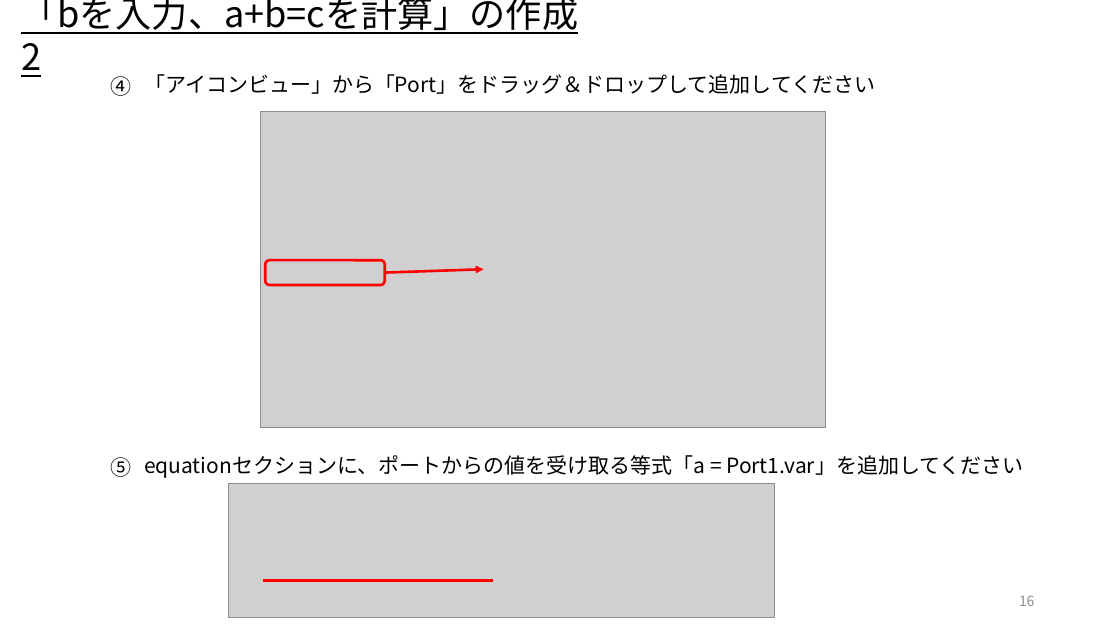
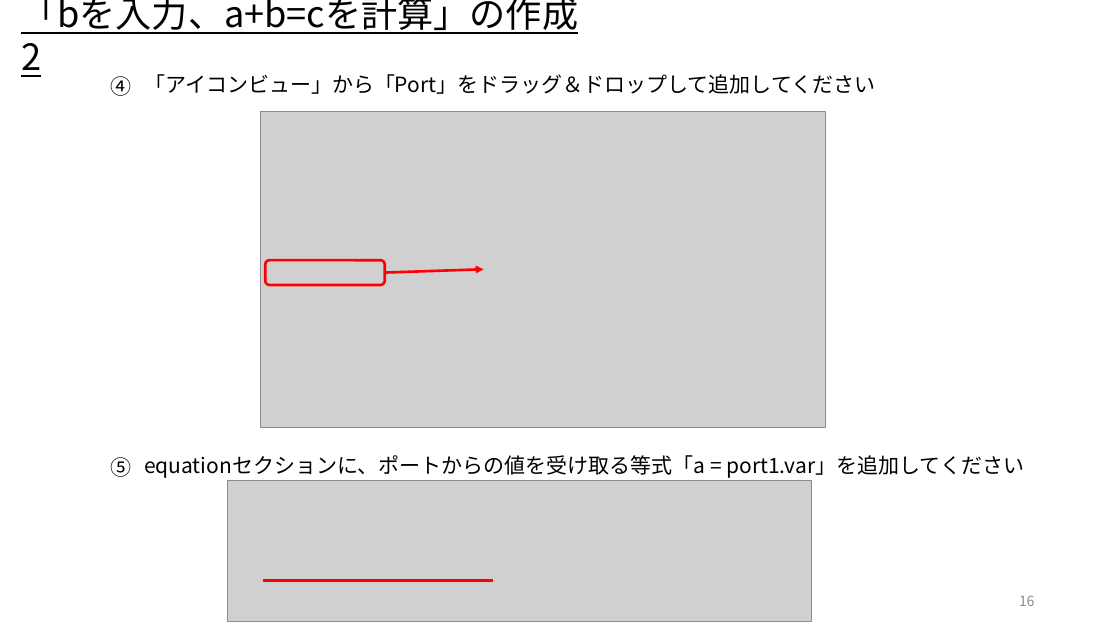
Before and after one commit to UedaShigenori/OpenModelica_Tutorials_Ja, a slide deck: slide 16 of 5_CustomizeModel3_OnePlusOne/OpenModelica_Tutorials_5.pptx. Drawn at 1120x630 pixels with LibreOffice and Linux fonts; fonts in the diff are those of the drawing; grey boxes stand for pictures. Boxes give left, top, right and bottom in pixels: in the first picture for what was removed or moved away, otherwise in the second. Text is boxed around its words. In the diff, an @@ line names an element or a change of style, - is before the commit and + after.

```diff
--- a/5_CustomizeModel3_OnePlusOne/OpenModelica_Tutorials_5.pptx
+++ b/5_CustomizeModel3_OnePlusOne/OpenModelica_Tutorials_5.pptx
@@ text at <box>144,455,1024,478</box>: text changed @@
-equationセクションに、ポートからの値を受け取る等式「a = Port1.var」を追加してください
+equationセクションに、ポートからの値を受け取る等式「a = port1.var」を追加してください
@@ picture: place and size @@
-picture at <box>229,484,776,618</box>
+picture at <box>227,481,811,622</box>
```
Also in this commit, not shown: 8 other slides changed, 3 other files.
